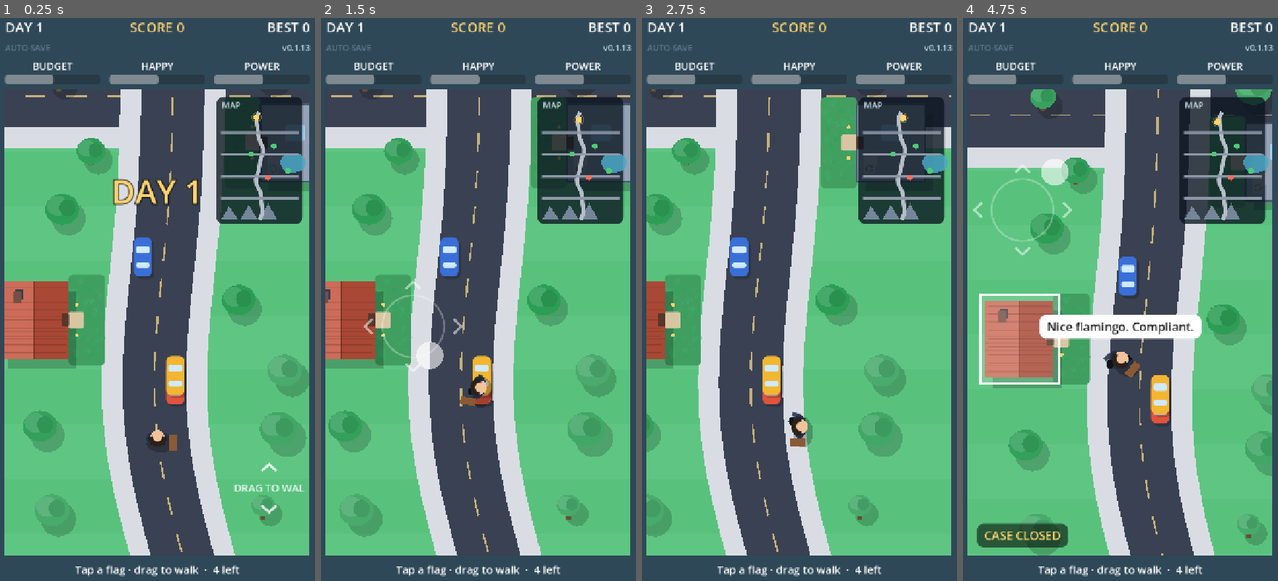
Above: before the commit, frames 1-4 (left to right).
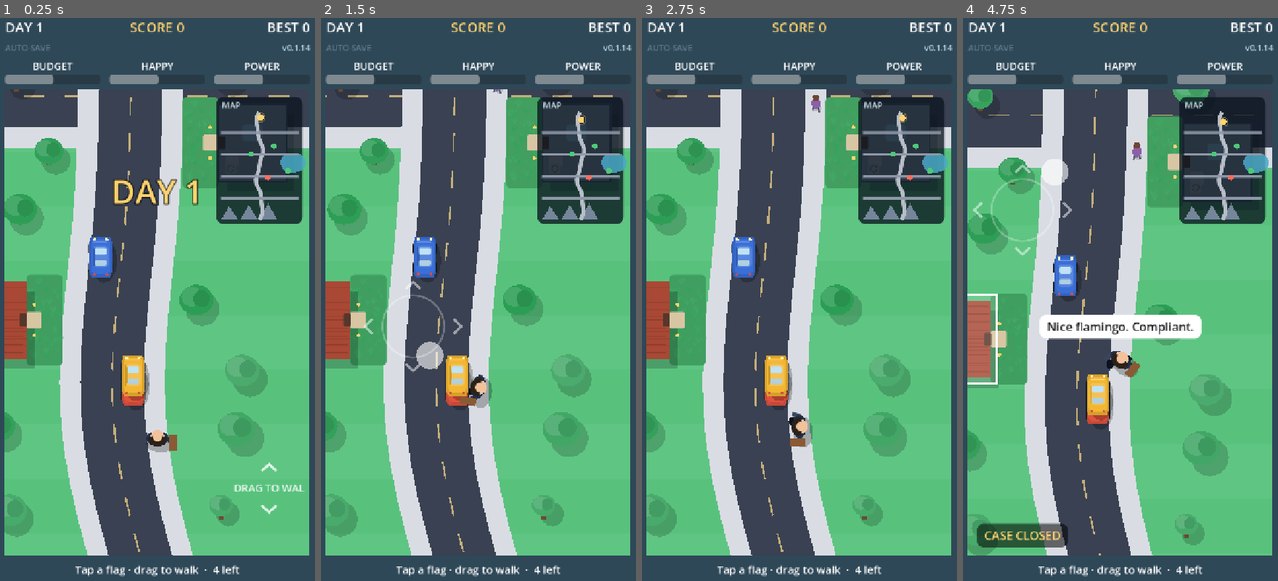
Above: after the commit, the same moments.

Repository: ssnanda/hoagame
Game: Godot game, scene res://scenes/main.tscn
Same seed, same stepped clock (60 frames per second), same inputs: the game is played once before the commit and once after it.
Inputs (mouse positions are in pixels of both pictures, inside the frame that each line leads up to):
- Up to frame 1 (0.25 s): no input
- Up to frame 2 (1.5 s): tap A at 0.5, 1.25 s; drag from (478, 322) to (510, 170) at 0.52 s; drag from (412, 327) to (462, 412) at 1.27 s
- Up to frame 3 (2.75 s): tap A at 2 s; move the mouse to (831, 170) at 2.02 s; hold Right (ui_right) from 2.03 s (still down)
- Up to frame 4 (4.75 s): release Right (ui_right) at 2.75 s; tap A at 2.75, 3.5, 4.25 s; drag from (1104, 412) to (1022, 209) at 2.77 s; move the mouse to (1218, 383) at 3.52 s; hold Left (ui_left) 3.53-4.25 s; tap Enter (ui_accept) at 3.77 s; drag from (1022, 209) to (1070, 153) at 4.27 s

The runs differ from the first frame. In frame 1, 43% of the frame differs, in the area x 1-99%, y 4-96%; in frame 2, 34%; in frame 3, 8.8%; in frame 4, 47%.

Commit message:
Release HOA President 0.1.14+15

Diff:
--- a/data/cards.json
+++ b/data/cards.json
@@ -124,5 +124,77 @@
     "text": "The community garden contains tomatoes taller than the approved shrub line.",
     "left": {"label": "Harvest them", "effects": {"happiness": 11, "power": -6}},
     "right": {"label": "Trim tomatoes", "effects": {"power": 8, "happiness": -9}}
+  },
+  {
+    "id": "rv_hardship",
+    "who": "Compliance Committee",
+    "text": "An RV has occupied a driveway for nine days. The owner is housing family displaced by a flooded apartment, but its slide-out blocks part of the sidewalk.",
+    "rule": "RVs: 72 hours maximum; sidewalks must remain clear.",
+    "evidence": "Dated photos confirm nine days. Emergency housing letter is valid.",
+    "left": {"label": "7-day exception", "effects": {"happiness": 10, "power": -5, "budget": -2}},
+    "right": {"label": "Fine and tow", "effects": {"budget": 12, "power": 10, "happiness": -18}}
+  },
+  {
+    "id": "drainage_project",
+    "who": "Lot 22 and Lot 24",
+    "text": "A new retaining wall is approved and attractive, but redirects stormwater into the neighbor's yard during heavy rain.",
+    "rule": "Approved work cannot alter drainage onto another lot.",
+    "evidence": "Permit passed design review; engineer confirms harmful runoff.",
+    "left": {"label": "Require drainage fix", "effects": {"power": 9, "happiness": 4, "budget": -5}},
+    "right": {"label": "Approval stands", "effects": {"power": -9, "happiness": -12, "budget": 3}}
+  },
+  {
+    "id": "home_business",
+    "who": "Three Nearby Residents",
+    "text": "A home bakery makes six morning deliveries a day. It creates jobs and excellent muffins, plus one delivery van occasionally blocks a fire lane.",
+    "rule": "Home businesses allowed; commercial traffic cannot obstruct access.",
+    "evidence": "Traffic log: 31 compliant deliveries, 3 fire-lane obstructions.",
+    "left": {"label": "Traffic plan + warning", "effects": {"happiness": 9, "power": 6, "budget": -3}},
+    "right": {"label": "Revoke permission", "effects": {"power": 12, "happiness": -16, "budget": 4}}
+  },
+  {
+    "id": "tree_roots",
+    "who": "Landscape and Safety Committees",
+    "text": "A protected oak lifts the sidewalk two inches. Removing it violates the canopy plan; leaving it creates a trip hazard.",
+    "rule": "Heritage trees protected; HOA must maintain safe common paths.",
+    "evidence": "Arborist says root-friendly rerouting preserves the tree but costs $3,200.",
+    "left": {"label": "Reroute sidewalk", "effects": {"budget": -14, "happiness": 12, "power": 5}},
+    "right": {"label": "Remove the oak", "effects": {"budget": -5, "power": 8, "happiness": -14}}
+  },
+  {
+    "id": "ev_charger",
+    "who": "Architectural Review",
+    "text": "A resident installed an EV charger without approval. The electrical permit is valid, but its bright cable crosses a shared walkway.",
+    "rule": "Chargers are protected improvements; common paths must stay unobstructed.",
+    "evidence": "Licensed installation. Cable cover fails accessibility clearance.",
+    "left": {"label": "Approve with relocation", "effects": {"happiness": 10, "power": 7, "budget": -2}},
+    "right": {"label": "Removal order", "effects": {"power": 11, "happiness": -15, "budget": 3}}
+  },
+  {
+    "id": "dog_station",
+    "who": "Pet Committee",
+    "text": "The busiest dog-walking loop has no waste station. Complaints are rising, but the proposed station sits beside Linda's prized roses.",
+    "rule": "Common areas must provide sanitation without creating a nuisance.",
+    "evidence": "Usage survey favors the site; alternate location adds $900 in path work.",
+    "left": {"label": "Build at alternate site", "effects": {"budget": -11, "happiness": 12, "power": 3}},
+    "right": {"label": "Use proposed site", "effects": {"budget": -5, "happiness": 4, "power": 7}}
+  },
+  {
+    "id": "short_term_rental",
+    "who": "Board Hearing",
+    "text": "A homeowner rented for three weekends while caring for a parent out of state. Guests were quiet, but rentals under 30 days are prohibited.",
+    "rule": "Minimum lease: 30 days. Hardship waivers require advance approval.",
+    "evidence": "Door-camera dates verified; no noise or parking complaints.",
+    "left": {"label": "Retroactive warning", "effects": {"happiness": 8, "power": -3, "budget": -2}},
+    "right": {"label": "Three separate fines", "effects": {"budget": 16, "power": 10, "happiness": -17}}
+  },
+  {
+    "id": "solar_battery",
+    "who": "Fire Marshal and ARC",
+    "text": "A permitted home battery is screened from view, but the screening hedge reduces required emergency clearance by eight inches.",
+    "rule": "Energy equipment allowed; fire clearance overrides landscaping rules.",
+    "evidence": "Battery permit valid. Fire marshal requests hedge trimming, not removal.",
+    "left": {"label": "Trim and approve", "effects": {"happiness": 9, "power": 8, "budget": -2}},
+    "right": {"label": "Remove battery", "effects": {"power": 7, "happiness": -16, "budget": 5}}
   }
 ]
--- a/project.godot
+++ b/project.godot
@@ -11,7 +11,7 @@
 [application]
 
 config/name="HOA President"
-config/version="0.1.13"
+config/version="0.1.14"
 run/main_scene="res://scenes/main.tscn"
 config/features=PackedStringArray("4.7", "Mobile")
 config/icon="res://icon.svg"
--- a/scripts/card.gd
+++ b/scripts/card.gd
@@ -13,6 +13,7 @@
 var _locked := false
 var _who: Label
 var _body: Label
+var _case_details: Label
 var _hint: Label
 var _left_btn: Button
 var _right_btn: Button
@@ -51,6 +52,9 @@
 	_body.size_flags_vertical = Control.SIZE_EXPAND_FILL
 	box.add_child(_body)
 
+	_case_details = _make_label(22, Color("425466"))
+	box.add_child(_case_details)
+
 	var divider := HSeparator.new()
 	box.add_child(divider)
 	var choices := HBoxContainer.new()
@@ -70,6 +74,13 @@
 	position = pos
 	_who.text = str(data.get("who", ""))
 	_body.text = str(data.get("text", ""))
+	var details: Array = []
+	if data.has("rule"):
+		details.append("RULE  %s" % str(data.rule))
+	if data.has("evidence"):
+		details.append("EVIDENCE  %s" % str(data.evidence))
+	_case_details.text = "\n".join(details)
+	_case_details.visible = not details.is_empty()
 	_left_btn.text = str(data.get("left", {}).get("label", "LET IT GO"))
 	_right_btn.text = str(data.get("right", {}).get("label", "FLAG IT"))
 
--- a/scripts/street.gd
+++ b/scripts/street.gd
@@ -1,6 +1,6 @@
 extends Control
-## Top-down vertical street. Hold a thumb anywhere (bottom-right works) and drag up/down
-## to walk; houses glow as you pass, release to inspect the glowing one.
+## Top-down neighborhood. Drag up/down to follow a sidewalk, push sideways to
+## deliberately enter the road or turn at an intersection.
 
 signal visit(house: int)
 
@@ -21,7 +21,13 @@
 const TUFTS := 46
 const INCH_PX := 4.5
 const WALKER_K := 1.4
+const SIDEWALK_CENTER := ROAD_HALF + WALK_W * 0.5
+const LANE_SWITCH_INPUT := 0.52
+const LATERAL_SNAP_SPEED := 520.0
+const CAR_CLEAR_X := 42.0
+const CAR_CLEAR_Y := 58.0
 const JUNCTIONS := [WORLD_H * 0.2, WORLD_H * 0.4, WORLD_H * 0.61, WORLD_H * 0.81]
+const CONNECTOR_XS := [300.0, WORLD_W - 300.0]
 const LAKE_Y := WORLD_H * 0.53
 const MOUNTAIN_Y := 260.0
 const ROOFS := [Color("c4543e"), Color("5b6f8f"), Color("8a6f56"), Color("4f7f6a"), Color("805b73"), Color("b77945")]
@@ -70,6 +76,11 @@
 var _walker_variant := 0
 var _weather := 0
 var _clouds: Array = []
+var _neighbors: Array = []
+var _pet_stations: Array = []
+## -1 = left sidewalk, 0 = road center, 1 = right sidewalk.
+var _main_lane := 1
+var _lane_switch_ready := true
 
 
 func _ready() -> void:
@@ -101,6 +112,15 @@
 	for k in 7:
 		_clouds.append({"x": rng.randf_range(-100.0, 700.0), "y": rng.randf_range(30.0, 360.0),
 				"speed": rng.randf_range(5.0, 13.0), "scale": rng.randf_range(0.7, 1.35)})
+	for k in 8:
+		_neighbors.append({"route": k % 3, "seed": rng.randf_range(0.0, WORLD_H),
+				"speed": rng.randf_range(22.0, 42.0), "side": -1 if k % 2 == 0 else 1,
+				"tone": k % 4, "dog": k in [1, 4, 7]})
+	_pet_stations = [
+		{"x": CONNECTOR_XS[0] - SIDEWALK_CENTER - 25.0, "y": (JUNCTIONS[0] + JUNCTIONS[1]) * 0.5},
+		{"x": CONNECTOR_XS[1] + SIDEWALK_CENTER + 25.0, "y": (JUNCTIONS[2] + JUNCTIONS[3]) * 0.5},
+		{"x": _road_x(JUNCTIONS[2]) + SIDEWALK_CENTER + 24.0, "y": JUNCTIONS[2] + 220.0},
+	]
 	GameState.stats_changed.connect(_sync_mood)
 	_sync_mood()
 
@@ -140,8 +160,11 @@
 	if saved_position is Vector2 and saved_position.y >= 0.0:
 		_player_y = clampf(saved_position.y, 140.0, WORLD_H - 140.0)
 		_player_x = saved_position.x if saved_position.x >= 0.0 else _road_x(_player_y)
+		var offset := _player_x - _road_x(_player_y)
+		_main_lane = 0 if absf(offset) < ROAD_HALF else (-1 if offset < 0.0 else 1)
 	else:
-		_player_x = _road_x(_player_y)
+		_main_lane = 1
+		_player_x = _road_x(_player_y) + SIDEWALK_CENTER
 	_update_dusk()
 
 
@@ -231,23 +254,35 @@
 	if move.length() > DEADZONE:
 		var strength := (move.length() - DEADZONE) / (1.0 - DEADZONE)
 		var velocity := move.normalized() * WALK_SPEED * strength
-		_player_y = clampf(_player_y + velocity.y * delta, 140.0, WORLD_H - 140.0)
-		_player_x += velocity.x * delta
-		var road_center := _road_x(_player_y)
+		var previous := Vector2(_player_x, _player_y)
+		var candidate := previous + velocity * delta
+		candidate.y = clampf(candidate.y, 140.0, WORLD_H - 140.0)
+		var road_center := _road_x(candidate.y)
 		var closest_junction := float(JUNCTIONS[0])
 		for junction in JUNCTIONS:
-			if absf(_player_y - float(junction)) < absf(_player_y - closest_junction):
+			if absf(candidate.y - float(junction)) < absf(candidate.y - closest_junction):
 				closest_junction = float(junction)
-		var on_side_street := absf(_player_x - road_center) > ROAD_HALF + WALK_W and absf(_player_y - closest_junction) < 150.0
-		if on_side_street:
-			_player_y = clampf(_player_y, closest_junction - ROAD_HALF - WALK_W * 0.65,
+		var connector_x := _closest_connector(candidate.x)
+		var on_connector := absf(candidate.x - connector_x) < ROAD_HALF + WALK_W and candidate.y > float(JUNCTIONS[0]) - 120.0 and candidate.y < float(JUNCTIONS[3]) + 120.0
+		var on_side_street := absf(candidate.x - road_center) > ROAD_HALF + WALK_W and absf(candidate.y - closest_junction) < 150.0
+		if on_connector and absf(candidate.y - closest_junction) >= 115.0:
+			candidate.x = clampf(candidate.x, connector_x - ROAD_HALF - WALK_W * 0.72,
+					connector_x + ROAD_HALF + WALK_W * 0.72)
+		elif on_side_street:
+			candidate.y = clampf(candidate.y, closest_junction - ROAD_HALF - WALK_W * 0.65,
 					closest_junction + ROAD_HALF + WALK_W * 0.65)
-			_player_x = clampf(_player_x, 120.0, WORLD_W - 120.0)
-		elif absf(_player_y - closest_junction) < 115.0:
-			_player_x = clampf(_player_x, 120.0, WORLD_W - 120.0)
+			candidate.x = clampf(candidate.x, 120.0, WORLD_W - 120.0)
+		elif absf(candidate.y - closest_junction) < 115.0:
+			# The intersection is the only free-turn area. Moving beyond its outer
+			# sidewalk enters a side street instead of being clamped to the main road.
+			candidate.x = clampf(candidate.x, 120.0, WORLD_W - 120.0)
 		else:
-			_player_x = clampf(_player_x, road_center - ROAD_HALF - WALK_W * 0.72,
-					road_center + ROAD_HALF + WALK_W * 0.72)
+			_update_main_lane(move.x)
+			var target_x := road_center + float(_main_lane) * SIDEWALK_CENTER
+			candidate.x = move_toward(previous.x, target_x, LATERAL_SNAP_SPEED * delta)
+		candidate = _keep_clear_of_cars(previous, candidate)
+		_player_x = candidate.x
+		_player_y = candidate.y
 		_face = velocity.angle() + PI * 0.5
 		_phase += delta * 10.0 * strength
 		_moving = true
@@ -266,6 +301,43 @@
 	queue_redraw()
 
 
+func _closest_connector(x: float) -> float:
+	return float(CONNECTOR_XS[0]) if absf(x - float(CONNECTOR_XS[0])) < absf(x - float(CONNECTOR_XS[1])) else float(CONNECTOR_XS[1])
+
+
+func _update_main_lane(horizontal_input: float) -> void:
+	if absf(horizontal_input) < 0.25:
+		_lane_switch_ready = true
+		return
+	if not _lane_switch_ready or absf(horizontal_input) < LANE_SWITCH_INPUT:
+		return
+	if _main_lane != 0 and signf(horizontal_input) == -float(_main_lane):
+		# An intentional push toward the street moves from the sidewalk to its center.
+		_main_lane = 0
+		_lane_switch_ready = false
+	elif _main_lane == 0:
+		# An intentional push away from the center selects that side's sidewalk.
+		_main_lane = -1 if horizontal_input < 0.0 else 1
+		_lane_switch_ready = false
+
+
+func _keep_clear_of_cars(previous: Vector2, candidate: Vector2) -> Vector2:
+	for car in _cars:
+		var car_pos := Vector2(_road_x(float(car.y)) + int(car.side) * (ROAD_HALF - 24.0), float(car.y))
+		if absf(candidate.x - car_pos.x) >= CAR_CLEAR_X or absf(candidate.y - car_pos.y) >= CAR_CLEAR_Y:
+			continue
+		# Slide along the car on the axis that was already clear. If loading an old
+		# save inside a car, move the walker to the nearest safe side immediately.
+		if absf(previous.x - car_pos.x) >= CAR_CLEAR_X:
+			candidate.x = previous.x
+		elif absf(previous.y - car_pos.y) >= CAR_CLEAR_Y:
+			candidate.y = previous.y
+		else:
+			var side := -1.0 if previous.x <= car_pos.x else 1.0
+			candidate.x = car_pos.x + side * CAR_CLEAR_X
+	return candidate
+
+
 func _on_screen(wy: float, margin := 260.0) -> bool:
 	var sy := wy - _cam
 	return sy > -margin and sy < size.y + margin
@@ -291,6 +363,7 @@
 	var cx := w * 0.5
 	_draw_ground(w, h, cx)
 	_draw_ambience(w, h)
+	_draw_pet_stations()
 	for car in _cars:
 		if _on_screen(car.y):
 			_draw_car(_road_x(car.y) - _cam_x + car.side * (ROAD_HALF - 24.0), car.y - _cam, car.col)
@@ -318,6 +391,7 @@
 		if _on_screen(house_y(i), 320.0):
 			_draw_highlight(i)
 			_draw_pin(i)
+	_draw_neighbors()
 	_draw_walker(Vector2(_player_x - _cam_x, _player_y - _cam))
 	if _dusk > 0.0:
 		draw_rect(Rect2(0, 0, w, h), Color(0.12, 0.1, 0.32, 0.4 * _dusk))
@@ -337,6 +411,19 @@
 	_draw_landmarks(w, h)
 	var road := Color("3a4152").lerp(Color("22263a"), _dusk * 0.6)
 	var walk := Color("d9dde3").lerp(Color("8f8aa8"), _dusk * 0.6)
+	# Two parallel neighborhood avenues connect the cross streets into a real
+	# street network, with roundabouts at alternating junctions.
+	var top_y := float(JUNCTIONS[0]) - ROAD_HALF - WALK_W
+	var bottom_y := float(JUNCTIONS[3]) + ROAD_HALF + WALK_W
+	for connector in CONNECTOR_XS:
+		var sx: float = float(connector) - _cam_x
+		draw_rect(Rect2(sx - ROAD_HALF - WALK_W, top_y - _cam, WALK_W, bottom_y - top_y), walk)
+		draw_rect(Rect2(sx - ROAD_HALF, top_y - _cam, ROAD_HALF * 2.0, bottom_y - top_y), road)
+		draw_rect(Rect2(sx + ROAD_HALF, top_y - _cam, WALK_W, bottom_y - top_y), walk)
+		var dash_y := top_y + 30.0
+		while dash_y < bottom_y:
+			draw_line(Vector2(sx, dash_y - _cam), Vector2(sx, dash_y + 42.0 - _cam), Color("ffe08a", 0.7), 4.0)
+			dash_y += 88.0
 	for junction in JUNCTIONS:
 		var sy: float = float(junction) - _cam
 		if sy > -100.0 and sy < h + 100.0:
@@ -345,6 +432,13 @@
 			draw_rect(Rect2(-_cam_x, sy + ROAD_HALF, WORLD_W, WALK_W), walk)
 			for wx in range(0, int(WORLD_W), 90):
 				draw_line(Vector2(wx - _cam_x, sy), Vector2(wx + 44.0 - _cam_x, sy), Color("ffe08a", 0.7), 4.0)
+	for connector_i in CONNECTOR_XS.size():
+		for junction_i in range(connector_i, JUNCTIONS.size(), 2):
+			var circle_c := Vector2(float(CONNECTOR_XS[connector_i]) - _cam_x, float(JUNCTIONS[junction_i]) - _cam)
+			draw_circle(circle_c, 88.0, walk)
+			draw_circle(circle_c, 66.0, road)
+			draw_circle(circle_c, 25.0, Color("4f9b64").lerp(Color("274c42"), _dusk * 0.6))
+			draw_circle(circle_c, 31.0, Color("d9dde3"), false, 5.0)
 	_draw_road_band(-ROAD_HALF - WALK_W, ROAD_HALF + WALK_W, walk, h)
 	_draw_road_band(-ROAD_HALF, ROAD_HALF, road, h)
 	k = int(floor(_cam / 80.0))
@@ -426,10 +520,92 @@
 
 
 func _draw_car(x: float, y: float, col: Color) -> void:
-	_rr(Rect2(x - 20.0 + 5.0, y - 43.0 + 6.0, 40.0, 86.0), Color(0, 0, 0, 0.2), 12)
-	_rr(Rect2(x - 20.0, y - 43.0, 40.0, 86.0), col.lerp(Color("111522"), _dusk * 0.4), 12)
-	_rr(Rect2(x - 15.0, y - 24.0, 30.0, 16.0), Color("cfe9ff").lerp(Color("39455f"), _dusk * 0.6), 5)
-	_rr(Rect2(x - 15.0, y + 12.0, 30.0, 12.0), Color("cfe9ff").lerp(Color("39455f"), _dusk * 0.6), 5)
+	var body := col.lerp(Color("111522"), _dusk * 0.4)
+	var glass := Color("bfe2f5").lerp(Color("303b55"), _dusk * 0.65)
+	# Offset shadow, visible tires, tapered hood/trunk, and a raised cabin make
+	# the parked cars read as small 3D objects instead of flat rectangles.
+	_ellipse(Vector2(x + 7.0, y + 8.0), 29.0, 49.0, Color(0, 0, 0, 0.24))
+	_rr(Rect2(x - 27.0, y - 29.0, 8.0, 22.0), Color("171b24"), 3)
+	_rr(Rect2(x + 19.0, y - 29.0, 8.0, 22.0), Color("171b24"), 3)
+	_rr(Rect2(x - 27.0, y + 12.0, 8.0, 22.0), Color("171b24"), 3)
+	_rr(Rect2(x + 19.0, y + 12.0, 8.0, 22.0), Color("171b24"), 3)
+	draw_colored_polygon(PackedVector2Array([
+			Vector2(x - 21.0, y - 45.0), Vector2(x + 21.0, y - 45.0),
+			Vector2(x + 25.0, y - 31.0), Vector2(x + 25.0, y + 33.0),
+			Vector2(x + 20.0, y + 45.0), Vector2(x - 20.0, y + 45.0),
+			Vector2(x - 25.0, y + 33.0), Vector2(x - 25.0, y - 31.0)]), body.darkened(0.12))
+	_rr(Rect2(x - 21.0, y - 39.0, 42.0, 77.0), body, 11)
+	# Raised roof/cabin with shaded sides and separate front/rear glass.
+	_rr(Rect2(x - 17.0, y - 25.0, 34.0, 48.0), body.lightened(0.16), 8)
+	draw_colored_polygon(PackedVector2Array([
+			Vector2(x - 17.0, y - 23.0), Vector2(x - 13.0, y - 17.0),
+			Vector2(x - 13.0, y + 17.0), Vector2(x - 17.0, y + 22.0)]), body.darkened(0.16))
+	_rr(Rect2(x - 13.0, y - 20.0, 26.0, 15.0), glass, 4)
+	_rr(Rect2(x - 13.0, y + 7.0, 26.0, 12.0), glass.darkened(0.08), 4)
+	draw_line(Vector2(x - 16.0, y - 34.0), Vector2(x + 13.0, y - 34.0), body.lightened(0.38), 2.0, true)
+	draw_circle(Vector2(x - 14.0, y - 39.0), 3.0, Color("fff1b0"))
+	draw_circle(Vector2(x + 14.0, y - 39.0), 3.0, Color("fff1b0"))
+	draw_circle(Vector2(x - 14.0, y + 38.0), 2.8, Color("d94b45"))
+	draw_circle(Vector2(x + 14.0, y + 38.0), 2.8, Color("d94b45"))
+
+
+func _draw_pet_stations() -> void:
+	for station in _pet_stations:
+		var p := Vector2(float(station.x) - _cam_x, float(station.y) - _cam)
+		if p.y < -80.0 or p.y > size.y + 80.0:
+			continue
+		_ellipse(p + Vector2(5.0, 8.0), 18.0, 10.0, Color(0, 0, 0, 0.18))
+		draw_rect(Rect2(p + Vector2(-4.0, -32.0), Vector2(8.0, 42.0)), Color("52616f"))
+		_rr(Rect2(p + Vector2(-16.0, -48.0), Vector2(32.0, 28.0)), Color("2f9e57"), 5)
+		draw_circle(p + Vector2(0.0, -34.0), 6.0, Color.WHITE, false, 2.0)
+		draw_circle(p + Vector2(-5.0, 12.0), 8.0, Color("72bde0"))
+		draw_string(ThemeDB.fallback_font, p + Vector2(-14.0, -28.0), "PET", HORIZONTAL_ALIGNMENT_LEFT, -1, 9, Color.WHITE)
+
+
+func _draw_neighbors() -> void:
+	var route_top := float(JUNCTIONS[0])
+	var route_span := float(JUNCTIONS[3]) - route_top
+	for neighbor in _neighbors:
+		var route := int(neighbor.route)
+		var wy: float
+		var wx: float
+		if route == 0:
+			wy = fposmod(float(neighbor.seed) + _time * float(neighbor.speed), WORLD_H - 280.0) + 140.0
+			wx = _road_x(wy) + int(neighbor.side) * SIDEWALK_CENTER
+		else:
+			wy = route_top + fposmod(float(neighbor.seed) + _time * float(neighbor.speed), route_span)
+			wx = float(CONNECTOR_XS[route - 1]) + int(neighbor.side) * SIDEWALK_CENTER
+		if not _on_screen(wy, 100.0):
+			continue
+		var p := Vector2(wx - _cam_x, wy - _cam)
+		_draw_neighbor(p, int(neighbor.tone), float(neighbor.speed))
+		if bool(neighbor.dog):
+			var dog_side := float(neighbor.side)
+			var dog_p := p + Vector2(25.0 * dog_side, 24.0)
+			draw_line(p + Vector2(7.0 * dog_side, 3.0), dog_p + Vector2(0.0, -5.0), Color("7b5a3b"), 2.0)
+			_draw_dog(dog_p, int(neighbor.tone))
+
+
+func _draw_neighbor(p: Vector2, tone: int, speed: float) -> void:
+	var bob := sin(_time * speed * 0.12 + p.y * 0.02) * 2.0
+	var shirts := [Color("e05a47"), Color("477bd1"), Color("e6ad3b"), Color("8c5fa8")]
+	var shirt: Color = shirts[tone]
+	var skin: Color = [Color("f2c29b"), Color("9b6547"), Color("d89b73"), Color("6f4635")][tone]
+	_ellipse(p + Vector2(3.0, 11.0), 10.0, 7.0, Color(0, 0, 0, 0.16))
+	draw_line(p + Vector2(-5.0, 7.0), p + Vector2(-7.0, 17.0 + bob), Color("253044"), 4.0, true)
+	draw_line(p + Vector2(5.0, 7.0), p + Vector2(7.0, 17.0 - bob), Color("253044"), 4.0, true)
+	_ellipse(p, 10.0, 13.0, shirt)
+	draw_circle(p + Vector2(0.0, -13.0), 7.0, skin)
+
+
+func _draw_dog(p: Vector2, tone: int) -> void:
+	var fur: Color = [Color("c78a4b"), Color("e7d2aa"), Color("6b4a34"), Color("b6a39a")][tone]
+	_ellipse(p, 11.0, 7.0, fur)
+	draw_circle(p + Vector2(10.0, -4.0), 6.0, fur.lightened(0.08))
+	draw_colored_polygon(PackedVector2Array([p + Vector2(7.0, -8.0), p + Vector2(5.0, -15.0), p + Vector2(11.0, -9.0)]), fur.darkened(0.18))
+	draw_line(p + Vector2(-8.0, 3.0), p + Vector2(-13.0, 10.0), fur.darkened(0.15), 3.0, true)
+	draw_line(p + Vector2(7.0, 3.0), p + Vector2(9.0, 10.0), fur.darkened(0.15), 3.0, true)
+	draw_line(p + Vector2(-10.0, -2.0), p + Vector2(-15.0, -9.0), fur, 3.0, true)
 
 
 func _yard_rect(i: int) -> Rect2:
Not shown, changed: export_presets.cfg
Not shown, changed: VERSION
